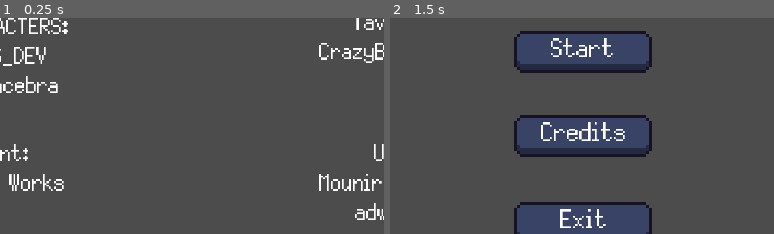
Above: before the commit, frames 1-2 (left to right).
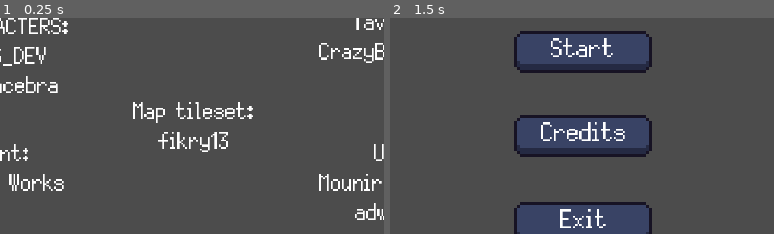
Above: after the commit, the same moments.

Repository: Juksuu/MiniAdventure
Game: Godot game, scene res://scenes/Credits.tscn
The game is run twice, just before and just after one commit, with the same random seed, the same clock (stepped at 60 frames per second) and the same inputs. This scene is started directly instead of the project's main scene.
Inputs:
- Up to frame 1 (0.25 s): no input
- Up to frame 2 (1.5 s): tap Enter at 0.5 s; hold Right (ui_right) 0.53-1.25 s; hold E 0.53-1.25 s; tap Space at 0.77 s; click "Back" at 1.25 s
The pictures show only the part of the screen within x 24-74%, y 32-82%; the shares and areas given below are measured in that part.

The runs differ from the first frame. In frame 1, 1.2% of the frame differs, in the area x 34-66%, y 38-63%; in frame 2, nothing differs.

Commit message:
fix: Add more credits stuff

Diff:
--- a/scenes/Credits.tscn
+++ b/scenes/Credits.tscn
@@ -21,6 +21,11 @@
 font_data = ExtResource( 2 )
 
 [sub_resource type="DynamicFont" id=4]
+size = 17
+extra_spacing_bottom = -8
+font_data = ExtResource( 2 )
+
+[sub_resource type="DynamicFont" id=5]
 size = 17
 extra_spacing_bottom = -8
 font_data = ExtResource( 2 )
@@ -126,6 +131,25 @@
 align = 1
 valign = 1
 
+[node name="Map_tileset" type="Label" parent="."]
+anchor_left = 0.5
+anchor_top = 0.5
+anchor_right = 0.5
+anchor_bottom = 0.5
+margin_left = -23.0
+margin_right = 41.0
+margin_bottom = 27.0
+grow_horizontal = 2
+rect_scale = Vector2( 0.7, 0.7 )
+custom_fonts/font = SubResource( 5 )
+text = "Map tileset:
+fikry13"
+align = 1
+valign = 1
+__meta__ = {
+"_edit_use_anchors_": false
+}
+
 [node name="Back" parent="." instance=ExtResource( 3 )]
 anchor_left = 0.5
 anchor_top = 0.9
Not shown: 1 places in scenes/Credits.tscn that only renumber resources
Not shown, changed: README.md
